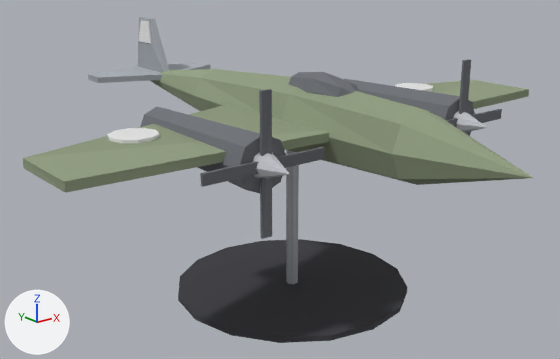
One commit to the glTF model csharp/Unciv.Godot/Packs/units/models/unit/Bomber.glb: the scene before it, then after it.
Before and after are seen from a 50 mm lens placed at (-0.874, -1.056, 0.644), pointed at (-0.008, 0.027, 0.211). Lighting does not change. The marker at lower left points along +X, +Y and +Z. The first picture is the older version. Vertices at exactly the same position are counted once.

The first picture shows 'Body'.
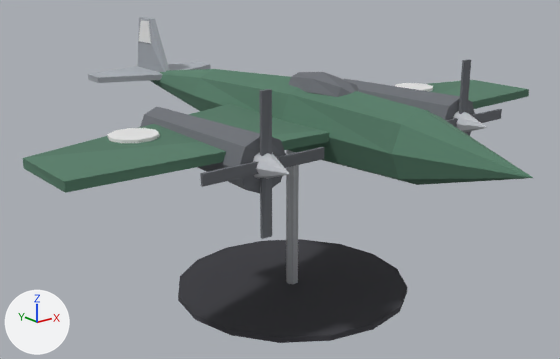
Pixel boxes (x1, y1, x2, y2) of what changed, in the pictures (560 x 359 px):
part 1 of me_body, recoloured (darker)
    both: (23, 69, 533, 193)

The change, as a list of edits to the scene's bpy script:
```text
Add mat_pine:
    mat_pine = bpy.data.materials.new('Pine')
    # nodes: BsdfPrincipled, Mix, OutputMaterial, VertexColor
    # colours: green #59816c, mixed with the vertex colours
Change me_body:
    where me_body.from_pydata(...)  # 265 vertices, 462 faces; spans x -0.5..0.5, y -0.5..0.56, z 0.0..0.47
    used by ob_body; location = (0.0, 0.0, 0.0)
    me_body part 1: all 84 faces that had it switch from mat_olive to mat_pine
```
